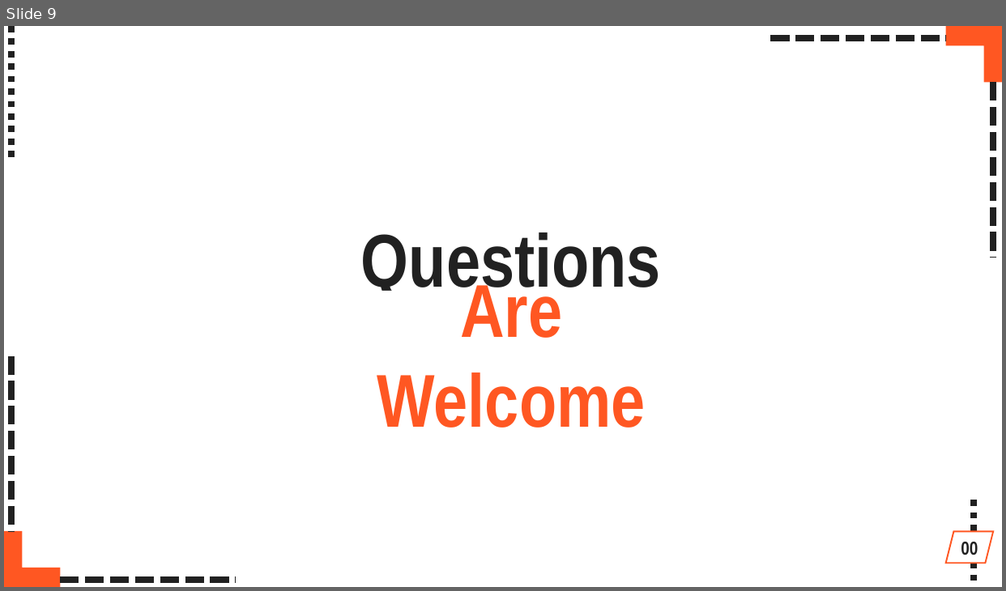
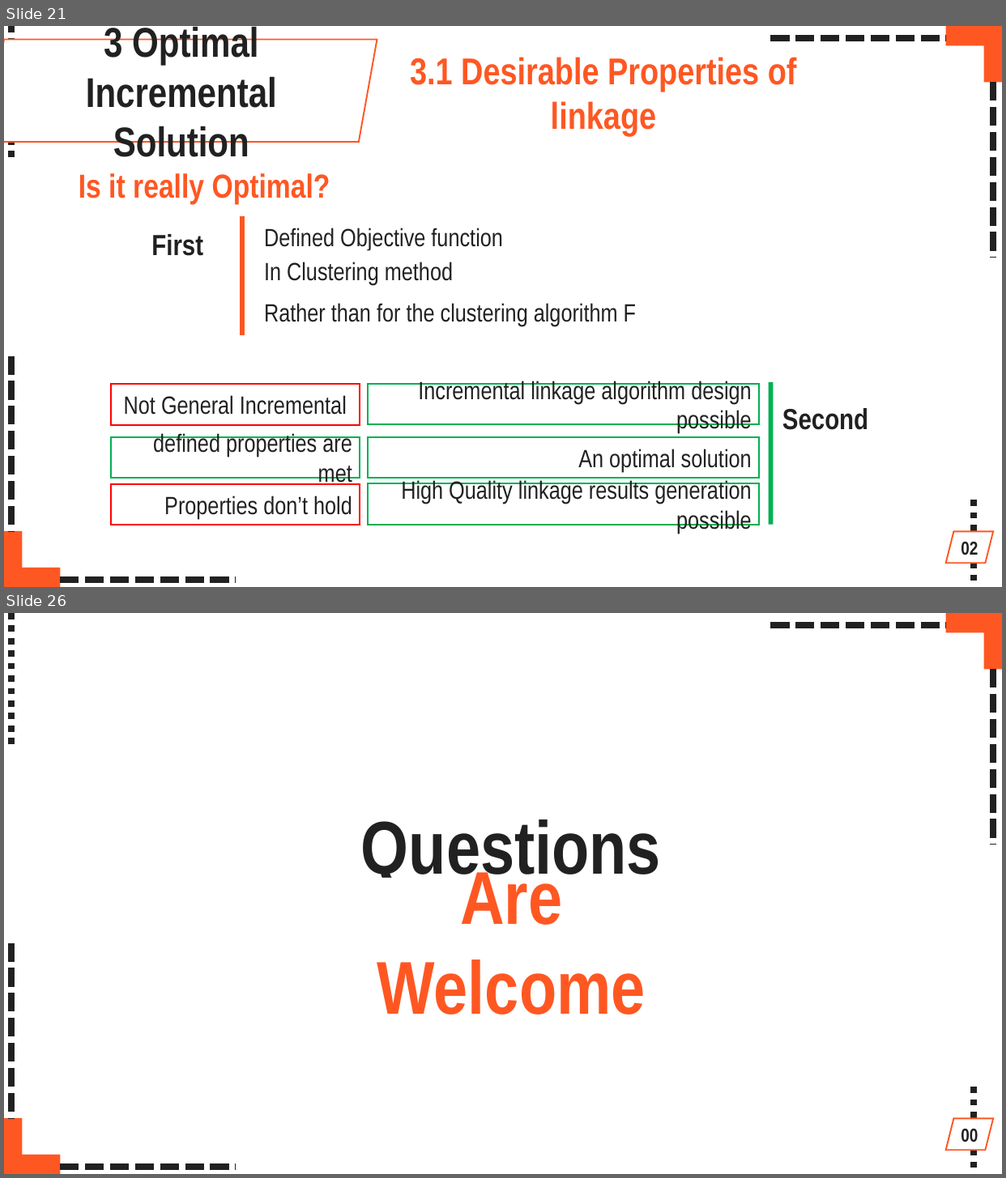
Before and after one commit to abirAbuAsim/incremental_record_linkage, a slide deck: C131001_Abir_April 13th,17.pptx. Shown one above the other, each under a label of ours: slide 9 before the commit, slides 21 and 26 after it; the slides between them are not shown. The pictures are 1006x591 and 1006x1178 pixels, drawn with LibreOffice and Linux fonts; fonts in the diff are those of the drawing. Boxes give left, top, right and bottom in pixels: in the first picture for what was removed or moved away, otherwise in the second. Text is boxed around its words. In the diff, an @@ line names an element or a change of style, - is before the commit and + after.

```diff
--- a/C131001_Abir_April 13th,17.pptx
+++ b/C131001_Abir_April 13th,17.pptx
@@ slide 21 added at bbox=[4, 26, 1002, 587], background #FFFFFF @@
@@ parallelogram added at bbox=[4, 40, 377, 142], fill #FFFFFF, outline #FF5722 1.5 pt, 40 pt, text #212121, bold @@
+3 Optimal Incremental Solution
@@ line added from (11, 26) to (11, 159), #212121 6 pt dashed @@
@@ line added from (770, 38) to (946, 38), #212121 6 pt dashed @@
@@ corner added at bbox=[946, 26, 1002, 82], fill #FF5722 @@
@@ text added at bbox=[410, 57, 797, 136], 36 pt, text #FF5722, bold @@
+3.1 Desirable Properties of linkage
@@ line added from (994, 82) to (994, 258), #212121 6 pt dashed @@
@@ text added at bbox=[79, 173, 330, 204], 32 pt, text #FF5722, bold @@
+Is it really Optimal?
@@ line added from (242, 216) to (242, 336), #FF5722 4.5 pt @@
@@ text added at bbox=[151, 234, 203, 256], 28 pt, text #212121, bold @@
+First
@@ text added at bbox=[264, 228, 502, 251], 24 pt, text #212121 @@
+Defined Objective function
@@ text added at bbox=[264, 262, 453, 286], 24 pt, text #212121 @@
+In Clustering method
@@ text added at bbox=[264, 303, 636, 327], 24 pt, text #212121 @@
+Rather than for the clustering algorithm F
@@ line added from (11, 356) to (11, 531), #212121 6 pt dashed @@
@@ rectangle added at bbox=[111, 385, 360, 426], fill #FFFFFF, outline #FF0000 1.5 pt, 24 pt, text #212121 @@
+Not General Incremental
@@ rectangle added at bbox=[368, 384, 760, 425], fill #FFFFFF, outline #00B050 1.5 pt, 24 pt, text #212121 @@
+Incremental linkage algorithm design possible
@@ line added from (770, 382) to (770, 525), #00B050 4.5 pt @@
@@ text added at bbox=[782, 408, 868, 430], 28 pt, text #212121, bold @@
+Second
@@ rectangle added at bbox=[111, 437, 360, 479], fill #FFFFFF, outline #00B050 1.5 pt, 24 pt, text #212121 @@
+defined properties are met
@@ rectangle added at bbox=[368, 437, 760, 479], fill #FFFFFF, outline #00B050 1.5 pt, 24 pt, text #212121 @@
+An optimal solution
@@ rectangle added at bbox=[111, 484, 360, 525], fill #FFFFFF, outline #FF0000 1.5 pt, 24 pt, text #212121 @@
+Properties don’t hold
@@ rectangle added at bbox=[368, 484, 760, 525], fill #FFFFFF, outline #00B050 1.5 pt, 24 pt, text #212121 @@
+High Quality linkage results generation possible
@@ line added from (974, 500) to (974, 587), #212121 6 pt dashed @@
@@ corner added at bbox=[4, 531, 60, 587], fill #FF5722 @@
@@ parallelogram added at bbox=[946, 532, 993, 564], fill #FFFFFF, outline #FF5722 1.5 pt, 18 pt, text #212121, bold @@
+02
@@ line added from (60, 580) to (236, 580), #212121 6 pt dashed @@
@@ what was slide 9 is now slide 26 @@
```
Also in this commit, not shown: 3 slides changed, 16 other slides added, 20 other files.
